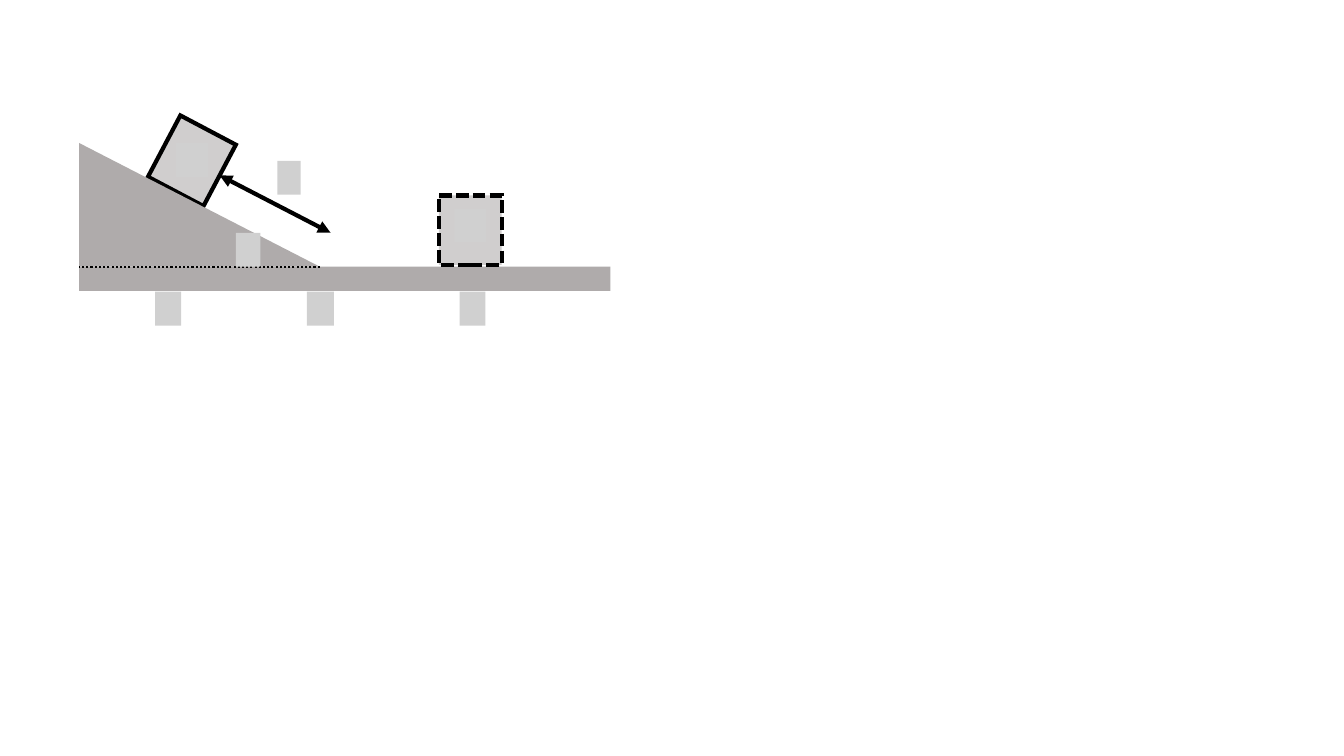
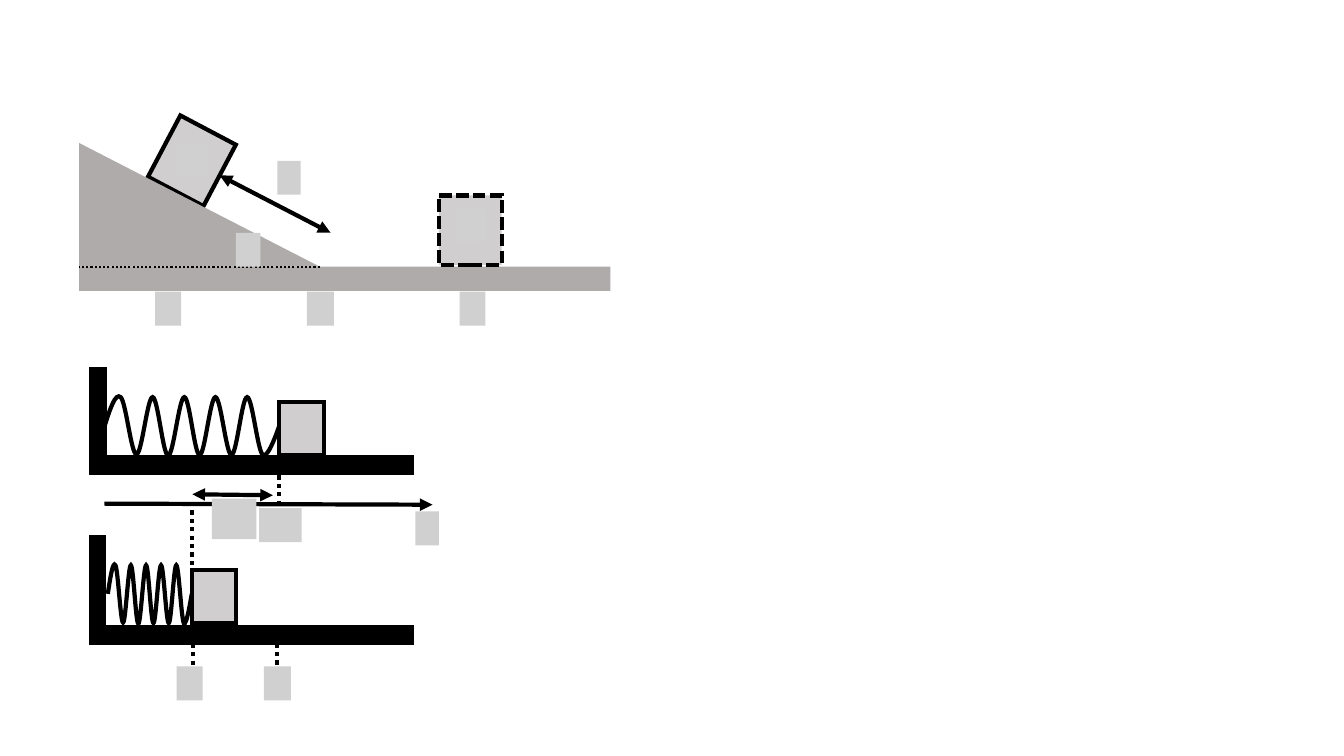
Before and after one commit to OSTP/PhysicsArtofModelling, a slide deck: slide 3 of tex/figures/PotentialECons/Figures.pptx. Drawn at 1344x756 pixels with LibreOffice and Linux fonts; fonts in the diff are those of the drawing; grey boxes stand for pictures. Boxes give left, top, right and bottom in pixels: in the first picture for what was removed or moved away, otherwise in the second. Text is boxed around its words. In the diff, an @@ line names an element or a change of style, - is before the commit and + after.

```diff
--- a/tex/figures/PotentialECons/Figures.pptx
+++ b/tex/figures/PotentialECons/Figures.pptx
@@ group added at box(91, 369, 439, 701): 6 rectangles, 5 pictures, 4 lines, 2 freeform shapes, 1 arrow, 1 double arrow @@
```
Also in this commit, not shown: 1 slide added, 2 other files.
